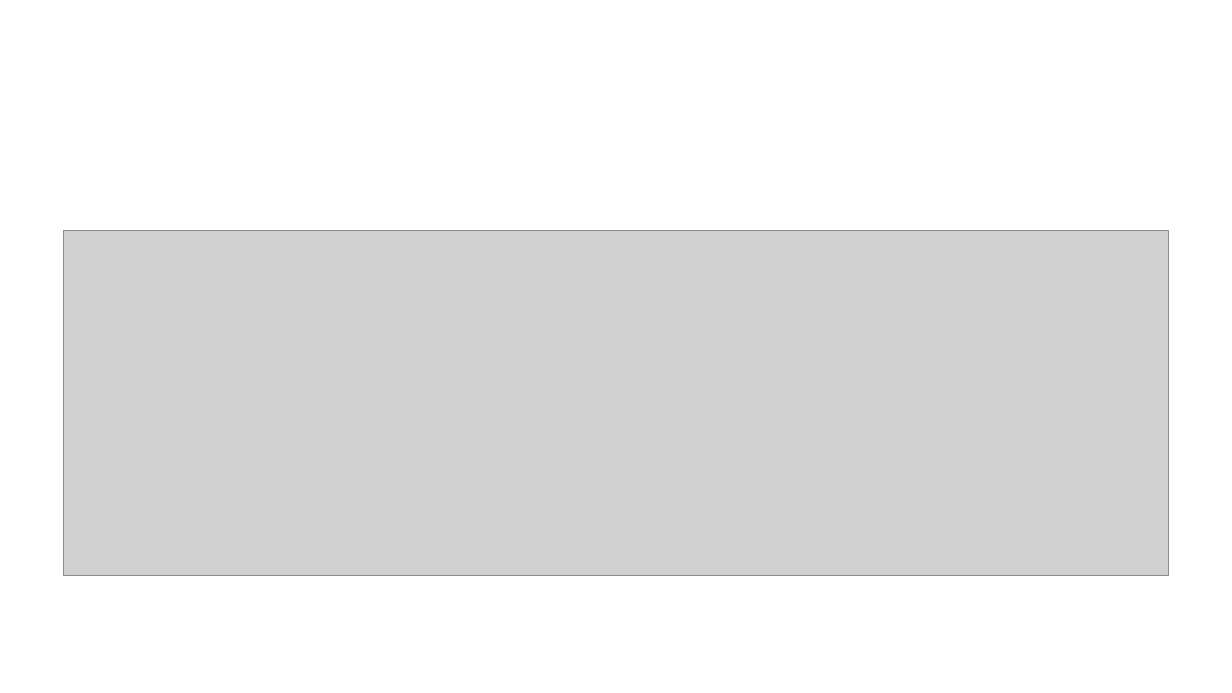
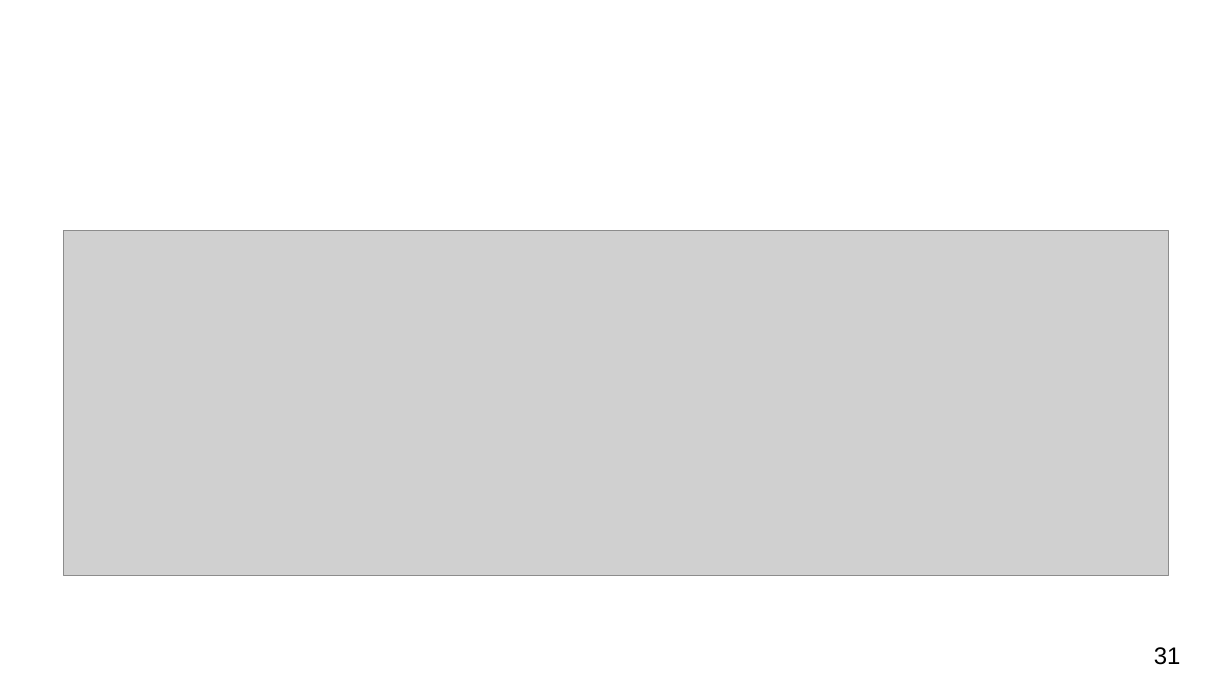
Before and after one commit to MightyGoldenOctopus/QCOMP, a slide deck: slide 31 of Slides/pptx/kickoff - TP.pptx. Drawn at 1232x693 pixels with LibreOffice and Linux fonts; fonts in the diff are those of the drawing; grey boxes stand for pictures. Boxes give left, top, right and bottom in pixels: in the first picture for what was removed or moved away, otherwise in the second. Text is boxed around its words. In the diff, an @@ line names an element or a change of style, - is before the commit and + after.

```diff
--- a/Slides/pptx/kickoff - TP.pptx
+++ b/Slides/pptx/kickoff - TP.pptx
@@ page number added at (1154, 647, 1181, 665), 14 pt, text #000000 @@
+31
```
Also in this commit, not shown: 11 other slides changed, 25 slides added, 24 slides removed.
